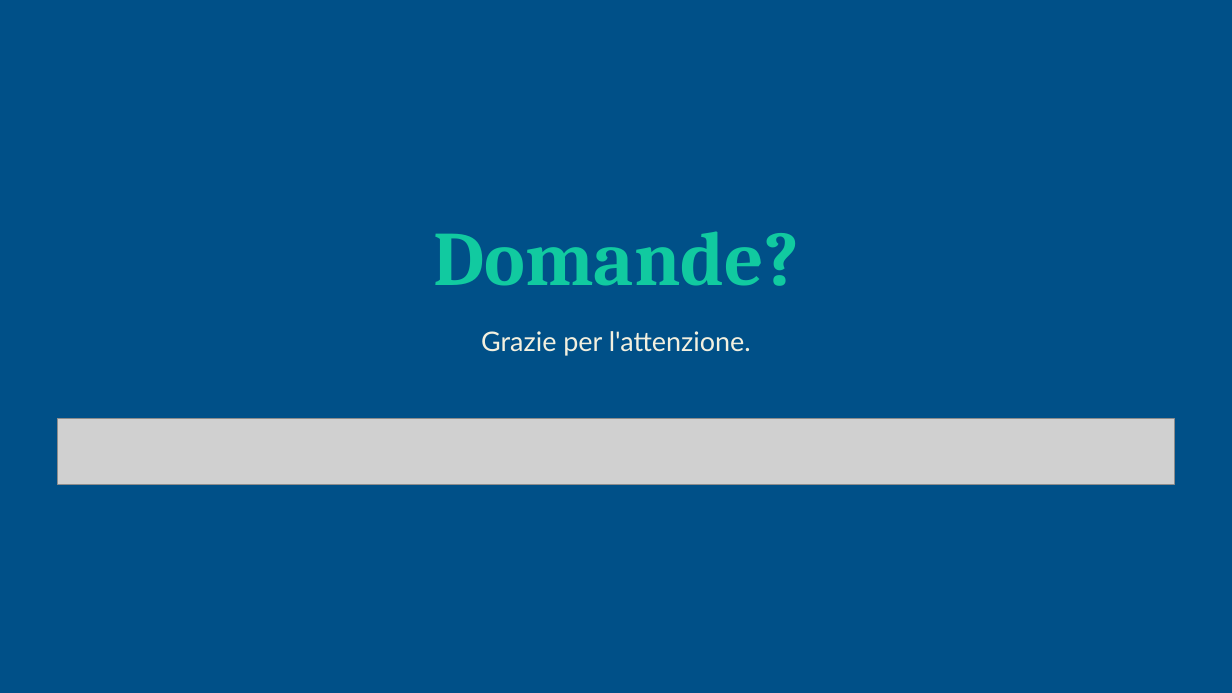
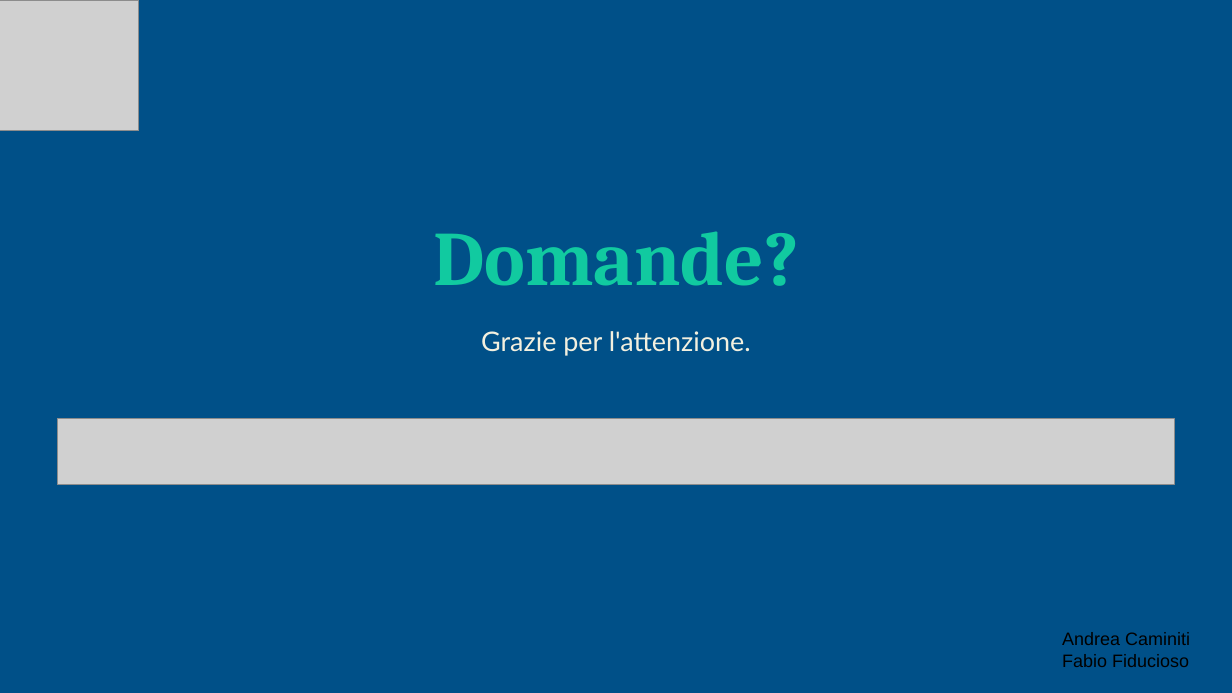
Before and after one commit to andreacaminiti01/PROGETTO, a slide deck: slide 14 of docs/PRESENTAZIONE/BarberShop Management Presentazione.pptx. Drawn at 1232x693 pixels with LibreOffice and Linux fonts; fonts in the diff are those of the drawing; grey boxes stand for pictures; background and template pictures are left out. Boxes give left, top, right and bottom in pixels: in the first picture for what was removed or moved away, otherwise in the second. Text is boxed around its words. In the diff, an @@ line names an element or a change of style, - is before the commit and + after.

```diff
--- a/docs/PRESENTAZIONE/BarberShop Management Presentazione.pptx
+++ b/docs/PRESENTAZIONE/BarberShop Management Presentazione.pptx
@@ picture added at <box>0,0,139,131</box> @@
@@ text added at <box>1062,632,1190,667</box>, 14 pt, text #000000 @@
+Andrea Caminiti
+Fabio Fiducioso
```
Also in this commit, not shown: 1 other slide changed.
